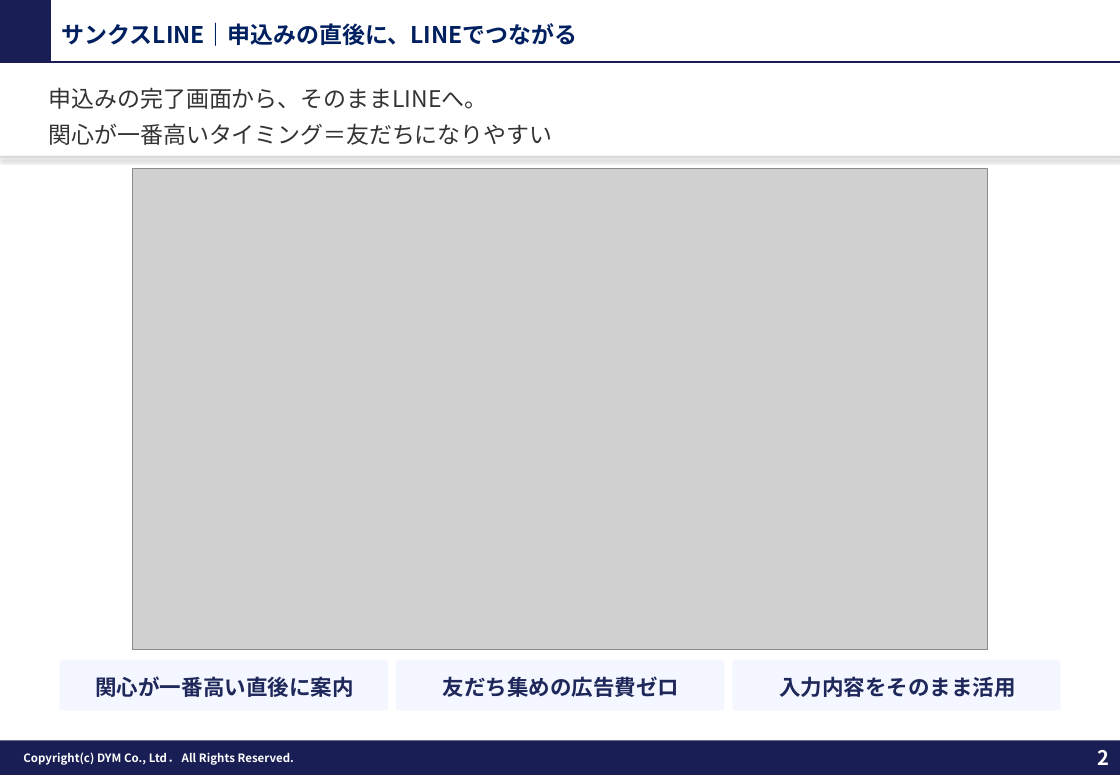
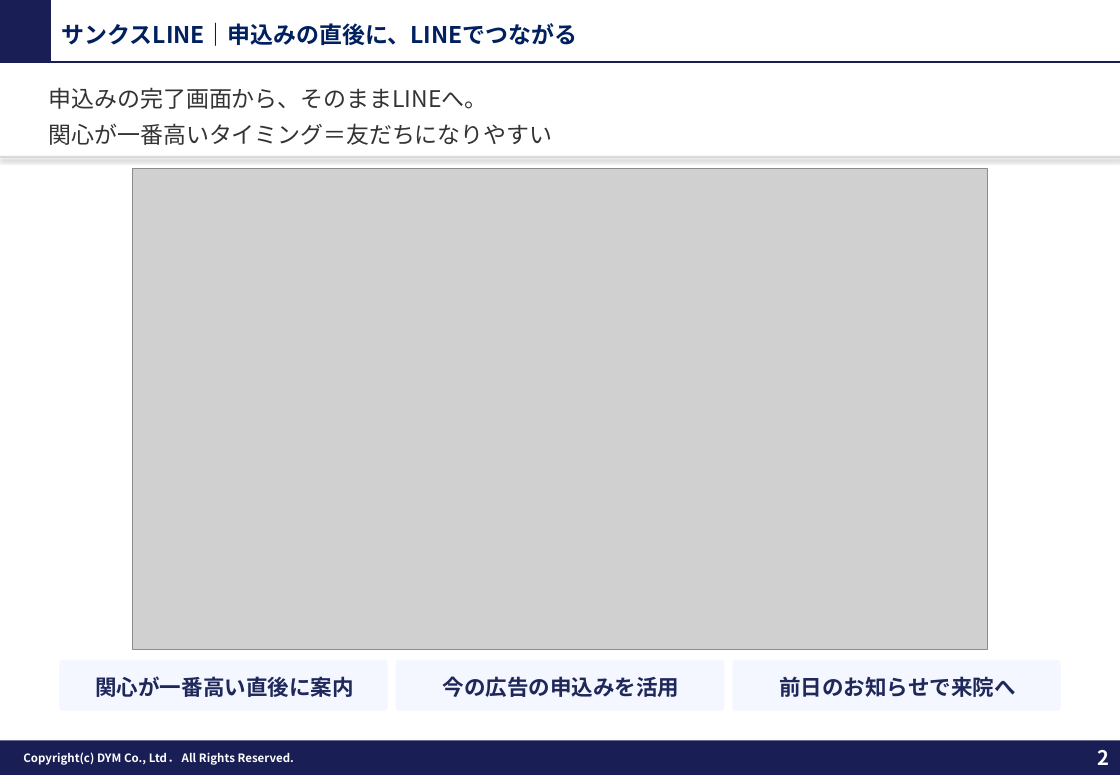
Before and after one commit to tonomura-r-dev/folder, a slide deck: slide 2 of 20261001_サンクスLINEのご提案.pptx. Drawn at 1120x775 pixels with LibreOffice and Linux fonts; fonts in the diff are those of the drawing; grey boxes stand for pictures; background and template pictures are left out. Boxes give left, top, right and bottom in pixels: in the first picture for what was removed or moved away, otherwise in the second. Text is boxed around its words. In the diff, an @@ line names an element or a change of style, - is before the commit and + after.

```diff
--- a/20261001_サンクスLINEのご提案.pptx
+++ b/20261001_サンクスLINEのご提案.pptx
@@ text in rounded rectangle at (443, 676, 680, 697): text changed @@
-友だち集めの広告費ゼロ
+今の広告の申込みを活用
@@ text in rounded rectangle at (779, 676, 1015, 697): text changed @@
-入力内容をそのまま活用
+前日のお知らせで来院へ
```
Also in this commit, not shown: 5 other files.
